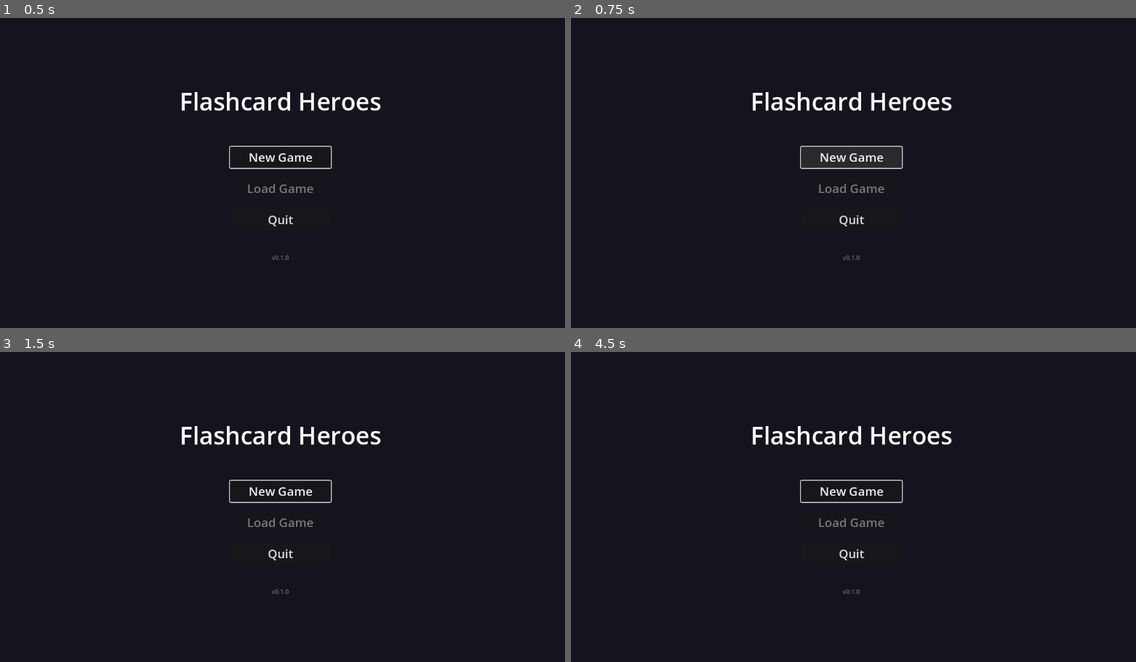
Above: before the commit, frames 1-4 (two rows, left to right).
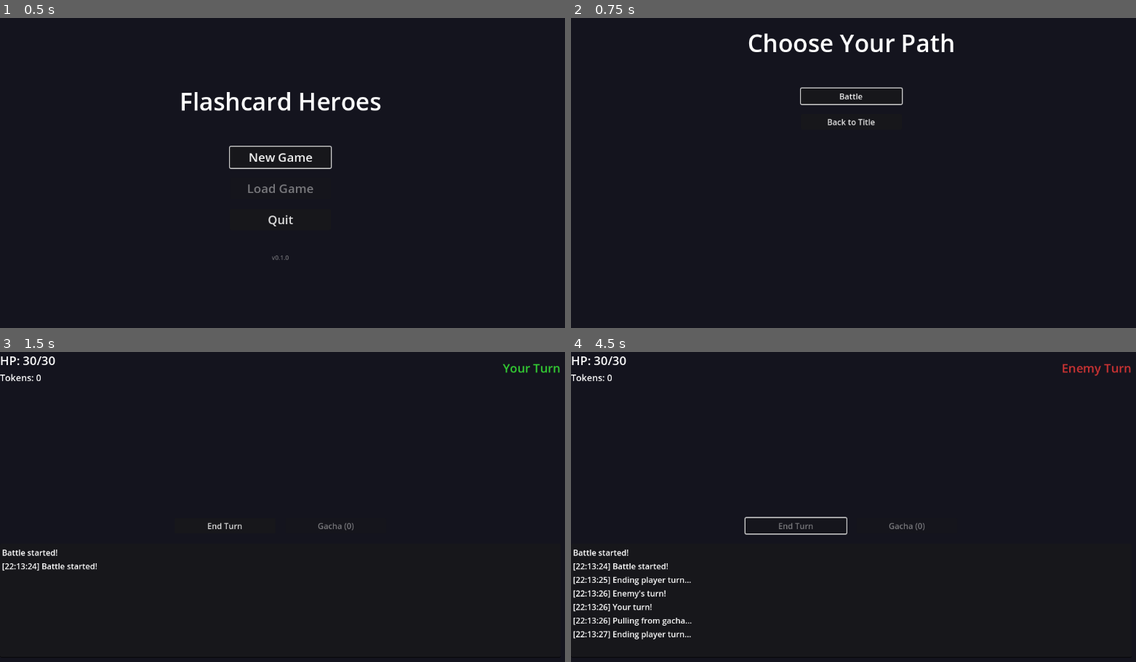
Above: after the commit, the same moments.

Repository: OVagamundo/Flashcard-Heroes
Game: Godot game, scene res://scenes/TitleScreen.tscn
Same seed, same stepped clock (60 frames per second), same inputs: the game is played once before the commit and once after it. Before the commit the project starts from res://scenes/screens/TitleScreen.tscn.
Inputs (mouse positions are in pixels of both pictures, inside the frame that each line leads up to):
- Up to frame 1 (0.5 s): no input
- Up to frame 2 (0.75 s): click "New Game" at 0.5 s
- Up to frame 3 (1.5 s): click (282, 429) at 1.25 s, where only the run after the commit has a clickable "Battle"
- Up to frame 4 (4.5 s): click (797, 525) at 2 s, where only the run after the commit has a clickable "End Turn"; click (853, 491) at 2.75 s, where only the run before the commit has a clickable "New Game"; click (904, 525) at 3.5 s, where only the run after the commit has a clickable "Gacha (0)"; click (797, 525) at 4.25 s, where only the run after the commit has a clickable "End Turn"

Frame 1 is identical in both runs. In frame 2, 2.6% of the frame differs, in the area x 31-68%, y 4-78%; in frame 3, 2.2%; in frame 4, 3.5%, in the area x 0-100%, y 1-93%.

Commit message:
Basic setup done

Diff:
--- a/project.godot
+++ b/project.godot
@@ -11,15 +11,15 @@
 [application]
 
 config/name="Flashcard Heroes"
-run/main_scene="res://scenes/screens/TitleScreen.tscn"
+run/main_scene="res://scenes/TitleScreen.tscn"
 config/features=PackedStringArray("4.4", "GL Compatibility")
 config/icon="res://icon.svg"
 
 [autoload]
 
-EventBus="*res://scripts/autoloads/EventBus.gd"
-GameManager="*res://scripts/autoloads/GameManager.gd"
-PlayerData="*res://scripts/autoloads/PlayerData.gd"
+EventBus="*res://scripts/EventBus.gd"
+GameManager="*res://scripts/GameManager.gd"
+PlayerData="*res://scripts/PlayerData.gd"
 
 [rendering]
 
--- /dev/null
+++ b/scenes/Battle.tscn
@@ -0,0 +1,118 @@
+[gd_scene load_steps=2 format=3 uid="uid://ccwelqtvctrxe"]
+
+[ext_resource type="Script" uid="uid://o2qy46snhdt8" path="res://scripts/Battle.gd" id="1"]
+
+[node name="Battle" type="Control"]
+layout_mode = 3
+anchors_preset = 15
+anchor_right = 1.0
+anchor_bottom = 1.0
+grow_horizontal = 2
+grow_vertical = 2
+script = ExtResource("1")
+
+[node name="Background" type="ColorRect" parent="."]
+layout_mode = 0
+anchor_right = 1.0
+anchor_bottom = 1.0
+color = Color(0.0784314, 0.0784314, 0.117647, 1)
+
+[node name="MainContainer" type="VBoxContainer" parent="."]
+layout_mode = 0
+anchor_right = 1.0
+anchor_bottom = 1.0
+offset_right = -40.0
+offset_bottom = -40.0
+theme_override_constants/separation = 20
+
+[node name="Header" type="HBoxContainer" parent="MainContainer"]
+layout_mode = 2
+size_flags_horizontal = 3
+
+[node name="PlayerInfo" type="VBoxContainer" parent="MainContainer/Header"]
+layout_mode = 2
+size_flags_horizontal = 3
+size_flags_vertical = 3
+
+[node name="PlayerHealth" type="Label" parent="MainContainer/Header/PlayerInfo"]
+layout_mode = 2
+theme_override_colors/font_color = Color(1, 1, 1, 1)
+theme_override_font_sizes/font_size = 24
+text = "HP: 30/30"
+
+[node name="GachaTokens" type="Label" parent="MainContainer/Header/PlayerInfo"]
+layout_mode = 2
+theme_override_colors/font_color = Color(1, 1, 1, 1)
+theme_override_font_sizes/font_size = 18
+text = "Tokens: 0"
+
+[node name="Spacer" type="Control" parent="MainContainer/Header"]
+layout_mode = 2
+size_flags_horizontal = 3
+size_flags_vertical = 3
+
+[node name="TurnIndicator" type="Label" parent="MainContainer/Header"]
+layout_mode = 2
+theme_override_colors/font_color = Color(1, 1, 1, 1)
+theme_override_font_sizes/font_size = 24
+text = "Your Turn"
+
+[node name="BattleArea" type="HBoxContainer" parent="MainContainer"]
+layout_mode = 2
+size_flags_horizontal = 3
+size_flags_vertical = 3
+theme_override_constants/separation = 40
+
+[node name="PlayerSide" type="VBoxContainer" parent="MainContainer/BattleArea"]
+layout_mode = 2
+size_flags_horizontal = 3
+size_flags_vertical = 3
+theme_override_constants/separation = 20
+
+[node name="PlayerUnits" type="GridContainer" parent="MainContainer/BattleArea/PlayerSide"]
+layout_mode = 2
+size_flags_horizontal = 3
+size_flags_vertical = 3
+columns = 4
+
+[node name="EnemySide" type="VBoxContainer" parent="MainContainer/BattleArea"]
+layout_mode = 2
+size_flags_horizontal = 3
+size_flags_vertical = 3
+theme_override_constants/separation = 20
+
+[node name="EnemyUnits" type="GridContainer" parent="MainContainer/BattleArea/EnemySide"]
+layout_mode = 2
+size_flags_horizontal = 3
+size_flags_vertical = 3
+columns = 4
+
+[node name="Actions" type="HBoxContainer" parent="MainContainer"]
+layout_mode = 2
+size_flags_horizontal = 4
+size_flags_vertical = 4
+theme_override_constants/separation = 20
+
+[node name="EndTurnButton" type="Button" parent="MainContainer/Actions"]
+custom_minimum_size = Vector2(200, 0)
+layout_mode = 2
+size_flags_horizontal = 4
+size_flags_vertical = 4
+text = "End Turn"
+
+[node name="GachaButton" type="Button" parent="MainContainer/Actions"]
+custom_minimum_size = Vector2(200, 0)
+layout_mode = 2
+size_flags_horizontal = 4
+size_flags_vertical = 4
+disabled = true
+text = "Gacha (0)"
+
+[node name="BattleLog" type="TextEdit" parent="MainContainer"]
+layout_mode = 2
+size_flags_horizontal = 3
+size_flags_vertical = 3
+theme_override_colors/font_readonly_color = Color(1, 1, 1, 1)
+theme_override_colors/font_color = Color(1, 1, 1, 1)
+text = "Battle started!"
+scroll_fit_content_height = true
--- /dev/null
+++ b/scenes/PathChoice.tscn
@@ -0,0 +1,55 @@
+[gd_scene load_steps=2 format=3 uid="uid://rt7612duv2dt"]
+
+[ext_resource type="Script" uid="uid://c1xyk68cbk6yu" path="res://scripts/PathChoice.gd" id="1"]
+
+[node name="PathChoice" type="Control"]
+layout_mode = 3
+anchors_preset = 15
+anchor_right = 1.0
+anchor_bottom = 1.0
+grow_horizontal = 2
+grow_vertical = 2
+script = ExtResource("1")
+
+[node name="Background" type="ColorRect" parent="."]
+layout_mode = 0
+anchor_right = 1.0
+anchor_bottom = 1.0
+color = Color(0.0784314, 0.0784314, 0.117647, 1)
+
+[node name="VBoxContainer" type="VBoxContainer" parent="."]
+layout_mode = 0
+anchor_right = 1.0
+anchor_bottom = 1.0
+offset_right = -40.0
+offset_bottom = -40.0
+theme_override_constants/separation = 40
+
+[node name="Title" type="Label" parent="VBoxContainer"]
+custom_minimum_size = Vector2(0, 100)
+layout_mode = 2
+size_flags_horizontal = 4
+theme_override_colors/font_color = Color(1, 1, 1, 1)
+theme_override_font_sizes/font_size = 48
+text = "Choose Your Path"
+vertical_alignment = 1
+
+[node name="ButtonContainer" type="VBoxContainer" parent="VBoxContainer"]
+layout_mode = 2
+size_flags_horizontal = 4
+size_flags_vertical = 4
+theme_override_constants/separation = 20
+
+[node name="BattleButton" type="Button" parent="VBoxContainer/ButtonContainer"]
+custom_minimum_size = Vector2(200, 0)
+layout_mode = 2
+size_flags_horizontal = 4
+size_flags_vertical = 4
+text = "Battle"
+
+[node name="BackButton" type="Button" parent="VBoxContainer/ButtonContainer"]
+custom_minimum_size = Vector2(200, 0)
+layout_mode = 2
+size_flags_horizontal = 4
+size_flags_vertical = 4
+text = "Back to Title"
--- a/scenes/screens/TitleScreen.tscn
+++ b/scenes/TitleScreen.tscn
@@ -1,6 +1,6 @@
-[gd_scene load_steps=2 format=3 uid="uid://oh7d5uvcaeo8"]
+[gd_scene load_steps=2 format=3 uid="uid://h4rso7xt5e6a"]
 
-[ext_resource type="Script" uid="uid://buxd2byrn2pvd" path="res://scenes/screens/TitleScreen.gd" id="1_9x5e7"]
+[ext_resource type="Script" uid="uid://cp8v7fapo36b6" path="res://scripts/TitleScreen.gd" id="1_qyuap"]
 
 [node name="TitleScreen" type="Control"]
 layout_mode = 3
@@ -9,7 +9,7 @@
 anchor_bottom = 1.0
 grow_horizontal = 2
 grow_vertical = 2
-script = ExtResource("1_9x5e7")
+script = ExtResource("1_qyuap")
 
 [node name="Background" type="ColorRect" parent="."]
 layout_mode = 0
--- /dev/null
+++ b/scripts/Battle.gd
@@ -0,0 +1,134 @@
+extends Control
+
+@onready var player_units_container: GridContainer = $MainContainer/BattleArea/PlayerSide/PlayerUnits
+@onready var enemy_units_container: GridContainer = $MainContainer/BattleArea/EnemySide/EnemyUnits
+@onready var battle_log: TextEdit = $MainContainer/BattleLog
+@onready var end_turn_button: Button = $MainContainer/Actions/EndTurnButton
+@onready var gacha_button: Button = $MainContainer/Actions/GachaButton
+@onready var player_health_label: Label = $MainContainer/Header/PlayerInfo/PlayerHealth
+@onready var gacha_tokens_label: Label = $MainContainer/Header/PlayerInfo/GachaTokens
+@onready var turn_indicator: Label = $MainContainer/Header/TurnIndicator
+
+var player_units: Array = []
+var enemy_units: Array = []
+var is_player_turn: bool = true
+
+func _ready() -> void:
+	# Connect signals
+	end_turn_button.pressed.connect(_on_end_turn_pressed)
+	gacha_button.pressed.connect(_on_gacha_pressed)
+
+	# Connect to EventBus signals
+	EventBus.unit_spawned.connect(_on_unit_spawned)
+	EventBus.unit_damaged.connect(_on_unit_damaged)
+	EventBus.unit_died.connect(_on_unit_died)
+	EventBus.battle_ended.connect(_on_battle_ended)
+
+	# Initialize battle
+	start_battle()
+
+func start_battle() -> void:
+	# Clear any existing units
+	clear_units()
+
+	# Reset turn state
+	is_player_turn = true
+	update_turn_indicator()
+
+	# Enable/disable buttons
+	end_turn_button.disabled = false
+	gacha_button.disabled = true
+
+	# Add initial units (placeholders for now)
+	# TODO: Replace with actual unit spawning logic
+	add_log_message("Battle started!")
+
+func clear_units() -> void:
+	# Clear player units
+	for child in player_units_container.get_children():
+		child.queue_free()
+	player_units.clear()
+
+	# Clear enemy units
+	for child in enemy_units_container.get_children():
+		child.queue_free()
+	enemy_units.clear()
+
+func update_turn_indicator() -> void:
+	if is_player_turn:
+		turn_indicator.text = "Your Turn"
+		turn_indicator.add_theme_color_override("font_color", Color(0.2, 0.8, 0.2))  # Green
+	else:
+		turn_indicator.text = "Enemy Turn"
+		turn_indicator.add_theme_color_override("font_color", Color(0.8, 0.2, 0.2))  # Red
+
+func add_log_message(message: String) -> void:
+	var timestamp = "[%s] " % Time.get_time_string_from_system()
+	battle_log.text += "\n" + timestamp + message
+	battle_log.scroll_vertical = INF  # Auto-scroll to bottom
+
+# Button Handlers
+func _on_end_turn_pressed() -> void:
+	if not is_player_turn:
+		return
+
+	add_log_message("Ending player turn...")
+	is_player_turn = false
+	update_turn_indicator()
+
+	# Disable buttons during enemy turn
+	end_turn_button.disabled = true
+	gacha_button.disabled = true
+
+	# Process enemy turn
+	await get_tree().create_timer(1.0).timeout  # Simulate enemy thinking
+	enemy_turn()
+
+func _on_gacha_pressed() -> void:
+	# TODO: Implement gacha logic
+	add_log_message("Pulling from gacha...")
+	# For now, just add a token and update the button
+	EventBus.gacha_result_received.emit(["placeholder_unit"])
+
+# Battle Logic
+func enemy_turn() -> void:
+	add_log_message("Enemy's turn!")
+
+	# Simple AI: Attack with each enemy unit
+	for enemy in enemy_units:
+		if player_units.size() > 0:
+			var target = player_units[0]  # Simple target selection
+			# TODO: Implement actual attack logic
+			add_log_message("Enemy attacks!")
+			await get_tree().create_timer(0.5).timeout
+
+	# End enemy turn
+	is_player_turn = true
+	update_turn_indicator()
+	end_turn_button.disabled = false
+	gacha_button.disabled = false
+	add_log_message("Your turn!")
+
+# Event Handlers
+func _on_unit_spawned(unit: Node2D) -> void:
+	add_log_message("Unit spawned: %s" % unit.name)
+
+func _on_unit_damaged(unit: Node2D, amount: int) -> void:
+	add_log_message("%s took %d damage!" % [unit.name, amount])
+
+func _on_unit_died(unit: Node2D) -> void:
+	add_log_message("%s was defeated!" % unit.name)
+
+func _on_battle_ended(victory: bool) -> void:
+	if victory:
+		add_log_message("Victory!")
+	else:
+		add_log_message("Defeat!")
+
+	# Disable controls
+	end_turn_button.disabled = true
+	gacha_button.disabled = true
+
+	# Return to path choice after a delay
+	await get_tree().create_timer(3.0).timeout
+	GameManager.change_scene("path_choice")
--- a/scripts/autoloads/GameManager.gd
+++ b/scripts/GameManager.gd
@@ -7,10 +7,10 @@
 
 # Scene paths
 const SCENES = {
-	"title": "res://scenes/screens/TitleScreen.tscn",
-	"path_choice": "res://scenes/screens/PathChoiceScreen.tscn",
-	"battle": "res://scenes/core/battle/BattleScreen.tscn",
-	"game_over": "res://scenes/screens/GameOverScreen.tscn"
+	"title": "res://scenes/TitleScreen.tscn",
+	"path_choice": "res://scenes/PathChoice.tscn",
+	"battle": "res://scenes/Battle.tscn",
+	"game_over": "res://scenes/GameOver.tscn"
 }
 
 var current_scene: Node = null
--- /dev/null
+++ b/scripts/PathChoice.gd
@@ -0,0 +1,26 @@
+extends Control
+
+@onready var battle_button: Button = $VBoxContainer/ButtonContainer/BattleButton
+@onready var back_button: Button = $VBoxContainer/ButtonContainer/BackButton
+
+func _ready() -> void:
+	# Connect signals
+	battle_button.pressed.connect(_on_battle_button_pressed)
+	back_button.pressed.connect(_on_back_button_pressed)
+
+	# Set focus to battle button for keyboard/gamepad navigation
+	battle_button.grab_focus()
+
+func _on_battle_button_pressed() -> void:
+	# Transition to battle scene
+	GameManager.change_scene("battle")
+
+func _on_back_button_pressed() -> void:
+	# Return to title screen
+	GameManager.change_scene("title")
+
+# Handle gamepad/controller input
+func _input(event: InputEvent) -> void:
+	if event.is_action_pressed("ui_cancel"):
+		# Return to title screen when pressing back/cancel
+		_on_back_button_pressed()
Not shown, removed: scenes/screens/TitleScreen.gd.uid
Not shown, added: scripts/Battle.gd.uid
Renamed: scripts/autoloads/EventBus.gd -> scripts/EventBus.gd
Not shown, added: scripts/EventBus.gd.uid
Not shown, added: scripts/GameManager.gd.uid
Not shown, added: scripts/PathChoice.gd.uid
Renamed: scripts/autoloads/PlayerData.gd -> scripts/PlayerData.gd
Not shown, added: scripts/PlayerData.gd.uid
Renamed: scenes/screens/TitleScreen.gd -> scripts/TitleScreen.gd
Not shown, added: scripts/TitleScreen.gd.uid
Not shown, removed: scripts/autoloads/EventBus.gd.uid
Not shown, removed: scripts/autoloads/GameManager.gd.uid
(and 2 more such lines)
